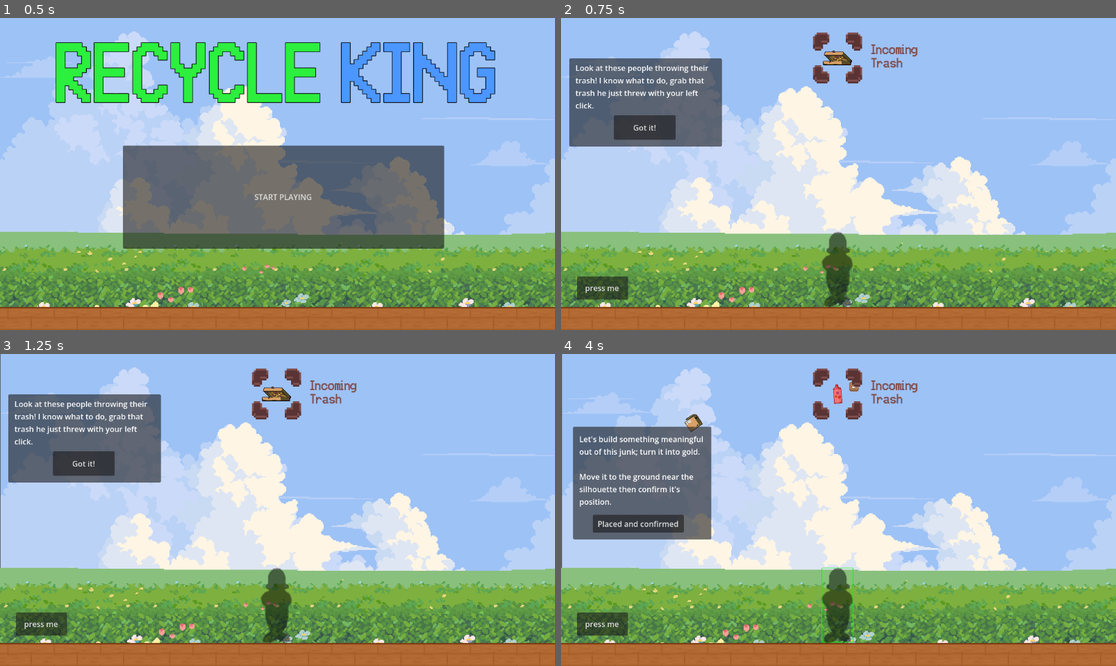
Above: before the commit, frames 1-4 (two rows, left to right).
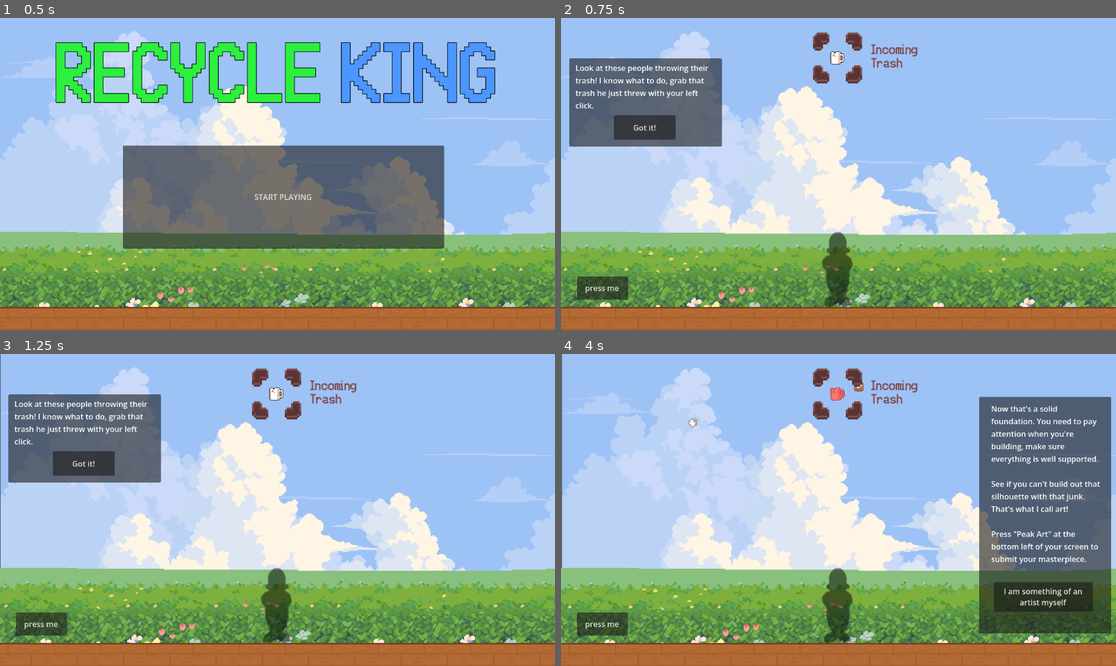
Above: after the commit, the same moments.

Repository: funkymonkeysgames/lame-jam-59
Game: Godot game, scene res://Scenes/main.tscn
Two runs of this game, one before a commit and one after it. Both use one fixed random seed, a clock stepped at 60 frames per second and the inputs below.
Inputs (mouse positions are in pixels of both pictures, inside the frame that each line leads up to; where the layout moved, square brackets give the same spot in the first picture):
- Up to frame 1 (0.5 s): no input
- Up to frame 2 (0.75 s): click "START PLAYING" at 0.5 s
- Up to frame 3 (1.25 s): no input
- Up to frame 4 (4 s): click "press me" at 1.25 s; click "Replay" at 2 s; click (838, 394) at 2.75 s; click (860, 385) [855, 385] at 3.5 s

Frame 1 is identical in both runs. In frame 2, 0.2% of the frame differs, in the area x 47-53%, y 10-16%; in frame 3, 0.2%; in frame 4, 27%, in the area x 2-100%, y 8-93%.
Error before the commit: Invalid access to property or key 'neighbour_area2d' on a base object of type 'previously freed'. (res://Scripts/neighbour_manager.gd:21)

Commit message:
object scenes and bug fixes

Diff:
--- a/Scenes/Objects/baseball_bat.tscn
+++ b/Scenes/Objects/baseball_bat.tscn
@@ -32,10 +32,10 @@
 script = ExtResource("4_jqf2e")
 
 [node name="Button" parent="Sprite2D" unique_id=1908648916 instance=ExtResource("5_7318u")]
-offset_left = 9.178619
-offset_top = -56.971504
-offset_right = 9.178619
-offset_bottom = -56.971497
+offset_left = -18.905872
+offset_top = -30.059404
+offset_right = -18.905872
+offset_bottom = -30.059397
 
 [node name="AnimationPlayer" parent="Sprite2D" unique_id=1894733382 instance=ExtResource("6_5sku0")]
 
--- a/Scenes/Objects/box.tscn
+++ b/Scenes/Objects/box.tscn
@@ -41,10 +41,10 @@
 script = ExtResource("3_55ba1")
 
 [node name="Button" parent="Sprite2D" unique_id=1908648916 instance=ExtResource("3_kcfls")]
-offset_left = -10.5
-offset_top = -20.0
-offset_right = -10.5
-offset_bottom = -20.0
+offset_left = -24.927784
+offset_top = -23.078247
+offset_right = -24.927784
+offset_bottom = -23.078247
 
 [node name="AnimationPlayer" parent="Sprite2D" unique_id=1894733382 instance=ExtResource("5_6ou7y")]
 
--- a/Scenes/Objects/candle_holder.tscn
+++ b/Scenes/Objects/candle_holder.tscn
@@ -32,10 +32,10 @@
 script = ExtResource("4_8twvj")
 
 [node name="Button" parent="Sprite2D" unique_id=1908648916 instance=ExtResource("5_mlmcc")]
-offset_left = 9.178619
-offset_top = -56.971504
-offset_right = 9.178619
-offset_bottom = -56.971497
+offset_left = -35.8431
+offset_top = -50.112595
+offset_right = -35.8431
+offset_bottom = -50.112587
 
 [node name="AnimationPlayer" parent="Sprite2D" unique_id=1894733382 instance=ExtResource("6_8p0u7")]
 
--- a/Scenes/Objects/coke_bottle.tscn
+++ b/Scenes/Objects/coke_bottle.tscn
@@ -41,10 +41,10 @@
 script = ExtResource("3_y3waw")
 
 [node name="Button" parent="Sprite2D" unique_id=1908648916 instance=ExtResource("3_uf0g3")]
-offset_left = -10.5
-offset_top = -20.0
-offset_right = -10.5
-offset_bottom = -20.0
+offset_left = -8.921595
+offset_top = -25.028088
+offset_right = -8.921595
+offset_bottom = -25.028088
 
 [node name="AnimationPlayer" parent="Sprite2D" unique_id=1894733382 instance=ExtResource("5_oqtio")]
 
--- a/Scenes/Objects/cross.tscn
+++ b/Scenes/Objects/cross.tscn
@@ -33,10 +33,10 @@
 script = ExtResource("4_ku18c")
 
 [node name="Button" parent="Sprite2D" unique_id=1908648916 instance=ExtResource("5_mpcrx")]
-offset_left = 9.178619
-offset_top = -56.971504
-offset_right = 9.178619
-offset_bottom = -56.971497
+offset_left = -57.820007
+offset_top = -57.514854
+offset_right = -57.820007
+offset_bottom = -57.514847
 
 [node name="AnimationPlayer" parent="Sprite2D" unique_id=1894733382 instance=ExtResource("6_j2arr")]
 
--- a/Scenes/Objects/detergent.tscn
+++ b/Scenes/Objects/detergent.tscn
@@ -41,10 +41,10 @@
 script = ExtResource("3_r1p0t")
 
 [node name="Button" parent="Sprite2D" unique_id=1908648916 instance=ExtResource("3_4uidw")]
-offset_left = -10.5
-offset_top = -20.0
-offset_right = -10.5
-offset_bottom = -20.0
+offset_left = -19.915272
+offset_top = -27.062555
+offset_right = -19.915272
+offset_bottom = -27.062555
 
 [node name="AnimationPlayer" parent="Sprite2D" unique_id=1894733382 instance=ExtResource("5_r1p0t")]
 
--- a/Scenes/Objects/ladder.tscn
+++ b/Scenes/Objects/ladder.tscn
@@ -33,10 +33,16 @@
 script = ExtResource("4_l58ft")
 
 [node name="Button" parent="Sprite2D" unique_id=1908648916 instance=ExtResource("5_lub1p")]
-offset_left = 9.178619
-offset_top = -56.971504
-offset_right = 9.178619
-offset_bottom = -56.971497
+anchors_preset = -1
+anchor_left = 0.21870054
+anchor_top = 0.031802587
+anchor_right = 0.8842451
+anchor_bottom = 1.0144918
+offset_left = -32.00615
+offset_top = -97.81265
+offset_right = -32.00615
+offset_bottom = -97.81265
+rotation = 0.17453292
 
 [node name="AnimationPlayer" parent="Sprite2D" unique_id=1894733382 instance=ExtResource("6_joo4q")]
 
--- a/Scenes/Objects/mug.tscn
+++ b/Scenes/Objects/mug.tscn
@@ -41,10 +41,10 @@
 script = ExtResource("3_vo7oh")
 
 [node name="Button" parent="Sprite2D" unique_id=1908648916 instance=ExtResource("3_wnx7q")]
-offset_left = -10.5
-offset_top = -20.0
-offset_right = -10.5
-offset_bottom = -20.0
+offset_left = -14.959179
+offset_top = -13.046951
+offset_right = -14.959179
+offset_bottom = -13.046951
 
 [node name="AnimationPlayer" parent="Sprite2D" unique_id=1894733382 instance=ExtResource("5_wc018")]
 
--- a/Scenes/Objects/newspaper.tscn
+++ b/Scenes/Objects/newspaper.tscn
@@ -42,10 +42,10 @@
 script = ExtResource("3_ubn5m")
 
 [node name="Button" parent="Sprite2D" unique_id=1908648916 instance=ExtResource("3_jyyvf")]
-offset_left = -10.5
-offset_top = -20.0
-offset_right = -10.5
-offset_bottom = -20.0
+offset_left = -26.955986
+offset_top = -14.084559
+offset_right = -26.955986
+offset_bottom = -14.084559
 
 [node name="AnimationPlayer" parent="Sprite2D" unique_id=1894733382 instance=ExtResource("5_xni7m")]
 
--- a/Scenes/Objects/paper_bag.tscn
+++ b/Scenes/Objects/paper_bag.tscn
@@ -41,10 +41,10 @@
 script = ExtResource("3_k7pil")
 
 [node name="Button" parent="Sprite2D" unique_id=1908648916 instance=ExtResource("3_jtjea")]
-offset_left = -10.5
-offset_top = -20.0
-offset_right = -10.5
-offset_bottom = -20.0
+offset_left = -16.927824
+offset_top = -23.053171
+offset_right = -16.927824
+offset_bottom = -23.053171
 
 [node name="AnimationPlayer" parent="Sprite2D" unique_id=1894733382 instance=ExtResource("5_jvr7j")]
 
--- a/Scenes/Objects/pizza_box.tscn
+++ b/Scenes/Objects/pizza_box.tscn
@@ -41,10 +41,10 @@
 script = ExtResource("3_tv4jd")
 
 [node name="Button" parent="Sprite2D" unique_id=1908648916 instance=ExtResource("3_lts7j")]
-offset_left = -10.5
-offset_top = -20.0
-offset_right = -10.5
-offset_bottom = -20.0
+offset_left = -28.95284
+offset_top = -15.090824
+offset_right = -28.95284
+offset_bottom = -15.090824
 
 [node name="AnimationPlayer" parent="Sprite2D" unique_id=1894733382 instance=ExtResource("5_wrig0")]
 
--- a/Scenes/Objects/skyscraper.tscn
+++ b/Scenes/Objects/skyscraper.tscn
@@ -33,10 +33,14 @@
 script = ExtResource("4_62lfb")
 
 [node name="Button" parent="Sprite2D" unique_id=1908648916 instance=ExtResource("5_xm4qi")]
-offset_left = 9.178619
-offset_top = -56.971504
-offset_right = 9.178619
-offset_bottom = -56.971497
+anchors_preset = -1
+anchor_left = 0.09658766
+anchor_top = 0.08556291
+anchor_right = 0.95860547
+offset_left = -15.648865
+offset_top = -112.0496
+offset_right = -15.648865
+offset_bottom = -112.0496
 
 [node name="AnimationPlayer" parent="Sprite2D" unique_id=1894733382 instance=ExtResource("6_c47yv")]
 
--- a/Scenes/Objects/sneakers.tscn
+++ b/Scenes/Objects/sneakers.tscn
@@ -33,10 +33,10 @@
 script = ExtResource("4_4owwp")
 
 [node name="Button" parent="Sprite2D" unique_id=1908648916 instance=ExtResource("5_t6jby")]
-offset_left = 9.178619
-offset_top = -56.971504
-offset_right = 9.178619
-offset_bottom = -56.971497
+offset_left = -15.270569
+offset_top = -20.047966
+offset_right = -15.270569
+offset_bottom = -20.047958
 
 [node name="AnimationPlayer" parent="Sprite2D" unique_id=1894733382 instance=ExtResource("6_eul5l")]
 
--- a/Scenes/Objects/soda_can.tscn
+++ b/Scenes/Objects/soda_can.tscn
@@ -41,10 +41,10 @@
 script = ExtResource("3_xtlwi")
 
 [node name="Button" parent="Sprite2D" unique_id=1908648916 instance=ExtResource("4_05v2b")]
-offset_left = -10.5
-offset_top = -20.0
-offset_right = -10.5
-offset_bottom = -20.0
+offset_left = -8.949804
+offset_top = -16.02813
+offset_right = -8.949804
+offset_bottom = -16.02813
 
 [node name="AnimationPlayer" parent="Sprite2D" unique_id=1894733382 instance=ExtResource("5_vg3j3")]
 
--- a/Scenes/Objects/umbrella.tscn
+++ b/Scenes/Objects/umbrella.tscn
@@ -33,10 +33,15 @@
 script = ExtResource("4_5trmt")
 
 [node name="Button" parent="Sprite2D" unique_id=1908648916 instance=ExtResource("5_mi8gp")]
-offset_left = 9.178619
-offset_top = -56.971504
-offset_right = 9.178619
-offset_bottom = -56.971497
+anchors_preset = -1
+anchor_left = 0.02902244
+anchor_top = 0.004726037
+anchor_right = 0.9010058
+anchor_bottom = 0.98274165
+offset_left = -38.526474
+offset_top = -44.78765
+offset_right = -38.526474
+offset_bottom = -44.787643
 
 [node name="AnimationPlayer" parent="Sprite2D" unique_id=1894733382 instance=ExtResource("6_68ao1")]
 
@@ -63,10 +68,10 @@
 polygon = PackedVector2Array(0, -19.999998, 0, 29.999996, -1, 32.999996, 0, 38.999996, 4, 42.999996, 9, 43.999996, 14, 40.999996, 15, 34.999996, 14, 34.999996, 12, 39.999996, 10, 42.999996, 3, 40.999996, 1, 36.999996, 0, 29.999996)
 
 [node name="ConfirmationButton" parent="." unique_id=590694293 instance=ExtResource("8_ltt8y")]
-offset_left = 32.0
-offset_top = -4.0
-offset_right = 52.0
-offset_bottom = 16.0
+offset_left = 44.0
+offset_top = -12.666667
+offset_right = 64.0
+offset_bottom = 7.333333
 
 [connection signal="button_down" from="Sprite2D/Button" to="Sprite2D" method="_on_button_button_down"]
 [connection signal="button_up" from="Sprite2D/Button" to="Sprite2D" method="_on_button_button_up"]
--- a/Scripts/block.gd
+++ b/Scripts/block.gd
@@ -14,7 +14,7 @@
 @export var integrity_text: TextEdit
 @onready var sprite2D: Sprite2D = $Sprite2D
 
-@onready var collision_shape: CollisionShape2D = $CollisionShape2D
+@onready var collision_shape = $CollisionShape2D
 @onready var drag_button: Button = $Sprite2D/Button
 @onready var confirmation_button: TextureButton = $ConfirmationButton
 @onready var neighbour_manager: Node = $"../../NeighbourManager"
@@ -107,6 +107,9 @@
 	move_and_slide()
 
 func _on_noclip_area_entered(area: Area2D) -> void:
+	print("noclip area ", area.name)
+	if area.name == "Neighbour":
+		return
 	if area != neighbour_area2d:
 		noclipareas.append(area)
 
--- a/Scripts/objects_list.gd
+++ b/Scripts/objects_list.gd
@@ -35,5 +35,7 @@
 
 func _on_silhouette_manager_level_resetted() -> void:
 	for n in get_children():
+		if n.global_position == Vector2(2000, 2000):
+			continue
 		remove_child(n)
 		n.queue_free()
--- a/Scripts/silhouette_manager.gd
+++ b/Scripts/silhouette_manager.gd
@@ -31,10 +31,19 @@
 	var construct_bottom_right: Vector2 = Vector2.ZERO
 	for child: Block in objects_list.get_children():
 		if child.can_update or child.position == Vector2(2000, 2000): continue
-		construct_top_left.x = min(child.global_position.x - child.collision_shape.shape.size.x/2, construct_top_left.x)
-		construct_top_left.y = min(child.global_position.y - child.collision_shape.shape.size.y/2, construct_top_left.y)
-		construct_bottom_right.x = max(child.global_position.x + child.collision_shape.shape.size.x/2, construct_bottom_right.x)
-		construct_bottom_right.y = max(child.global_position.y + child.collision_shape.shape.size.y/2, construct_bottom_right.y)
+
+		if child.collision_shape is CollisionPolygon2D:
+			var offset:Vector2 = child.global_position
+			for v:Vector2 in child.collision_shape.polygon:
+				construct_top_left.x = min(construct_top_left.x, v.x + offset.x)
+				construct_top_left.y = min(construct_top_left.y, v.y + offset.y)
+				construct_bottom_right.x = max(construct_bottom_right.x, v.x + offset.x)
+				construct_bottom_right.y = max(construct_bottom_right.y, v.y + offset.y)
+		else:
+			construct_top_left.x = min(child.global_position.x - child.collision_shape.shape.size.x/2, construct_top_left.x)
+			construct_top_left.y = min(child.global_position.y - child.collision_shape.shape.size.y/2, construct_top_left.y)
+			construct_bottom_right.x = max(child.global_position.x + child.collision_shape.shape.size.x/2, construct_bottom_right.x)
+			construct_bottom_right.y = max(child.global_position.y + child.collision_shape.shape.size.y/2, construct_bottom_right.y)
 
 	construct_bounding_box = Rect2(construct_top_left, construct_bottom_right-construct_top_left)
 	final_top_left = Vector2(min(construct_top_left.x, polygon2d.top_left.x), min(construct_top_left.y, polygon2d.top_left.y))
@@ -43,8 +52,8 @@
 	#final_bottom_right = polygon2d.bottom_right
 
 	final_bounding_box = Rect2(final_top_left, final_bottom_right-final_top_left)
-	polygon2d.queue_redraw()
-	queue_redraw()
+	#polygon2d.queue_redraw()
+	#queue_redraw()
 
 
 	var score: int = 0
@@ -74,6 +83,7 @@
 func finish_level() -> void:
 	level_pass_panel.visible = true
 
+
 func load_level() -> void:
 	level_pass_panel.visible = false
 	level_resetted.emit()
--- a/Scripts/tetris_spawner.gd
+++ b/Scripts/tetris_spawner.gd
@@ -4,18 +4,26 @@
 
 var possible_objects = []
 
-var water_bottle_scene = preload("res://Scenes/Objects/water_bottle.tscn")
+var baseball_bat_scene = preload("res://Scenes/Objects/baseball_bat.tscn")
 var bigger_tin_can_scene = preload("res://Scenes/Objects/bigger_tin_can.tscn")
 var box_scene = preload("res://Scenes/Objects/box.tscn")
+var candle_holder_scene = preload("res://Scenes/Objects/candle_holder.tscn")
 var coke_bottle_scene = preload("res://Scenes/Objects/coke_bottle.tscn")
+var cross_scene = preload("res://Scenes/Objects/cross.tscn")
 var detergent_scene = preload("res://Scenes/Objects/detergent.tscn")
+var ladder_scene = preload("res://Scenes/Objects/ladder.tscn")
 var mug_scene = preload("res://Scenes/Objects/mug.tscn")
 var newspaper_scene = preload("res://Scenes/Objects/newspaper.tscn")
 var paper_bag_scene = preload("res://Scenes/Objects/paper_bag.tscn")
 var pizza_box_scene = preload("res://Scenes/Objects/pizza_box.tscn")
+var skyscraper_scene = preload("res://Scenes/Objects/skyscraper.tscn")
+var sneakers_scene = preload("res://Scenes/Objects/sneakers.tscn")
 var soda_can_scene = preload("res://Scenes/Objects/soda_can.tscn")
 var spray_can_scene = preload("res://Scenes/Objects/spray_can.tscn")
 var styro_cup_scene = preload("res://Scenes/Objects/styro_cup.tscn")
+var umbrella_scene = preload("res://Scenes/Objects/umbrella.tscn")
+var water_bottle_scene = preload("res://Scenes/Objects/water_bottle.tscn")
+
 var currentObject: Node = null
 var nextObject: Node = null
 @export var nextObjectPreview:Sprite2D
@@ -55,6 +63,13 @@
 	return possible_objects.pick_random()
 
 func initilizeSceneArray() -> void:
+	possible_objects.append(baseball_bat_scene)
+	possible_objects.append(candle_holder_scene)
+	possible_objects.append(cross_scene)
+	possible_objects.append(skyscraper_scene)
+	possible_objects.append(sneakers_scene)
+	possible_objects.append(umbrella_scene)
+	possible_objects.append(baseball_bat_scene)
 	possible_objects.append(water_bottle_scene)
 	possible_objects.append(bigger_tin_can_scene)
 	possible_objects.append(box_scene)
--- a/Scripts/thinker_polygon.gd
+++ b/Scripts/thinker_polygon.gd
@@ -17,5 +17,5 @@
 
 	bounding_box = Rect2(top_left.x, top_left.y, bottom_right.x-top_left.x, bottom_right.y-top_left.y)
 
-func _draw() -> void:
-	draw_rect(bounding_box, Color.BLUE, false)
+#func _draw() -> void:
+	#draw_rect(bounding_box, Color.BLUE, false)
